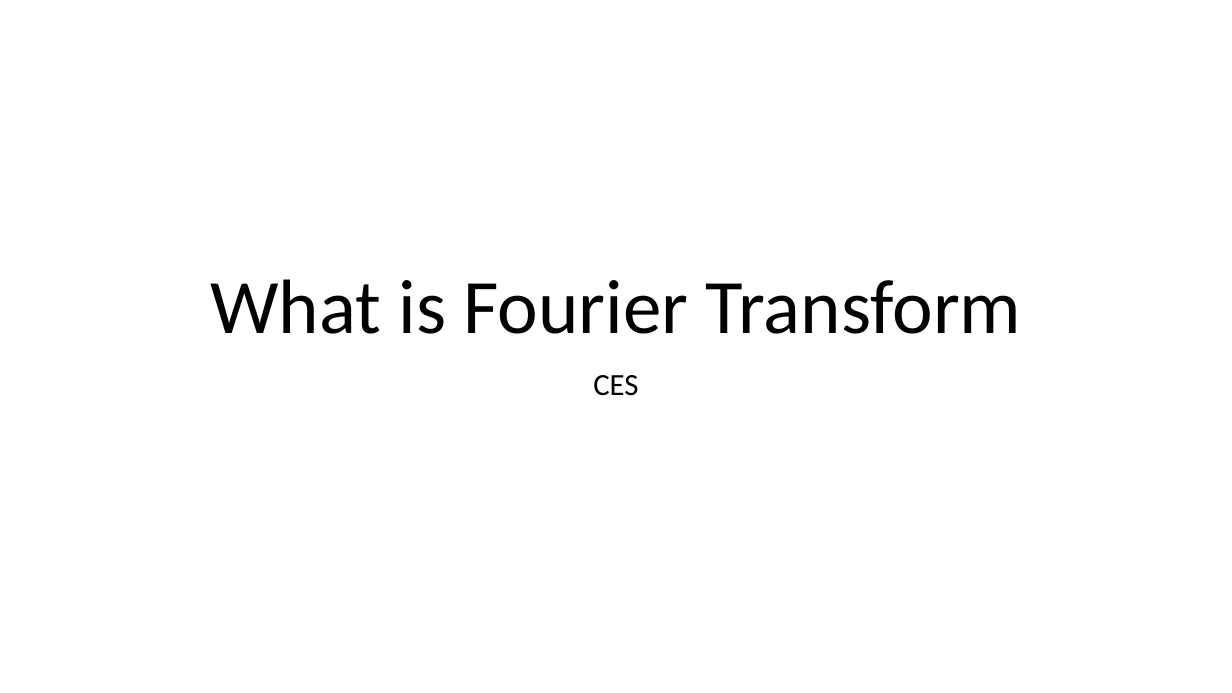
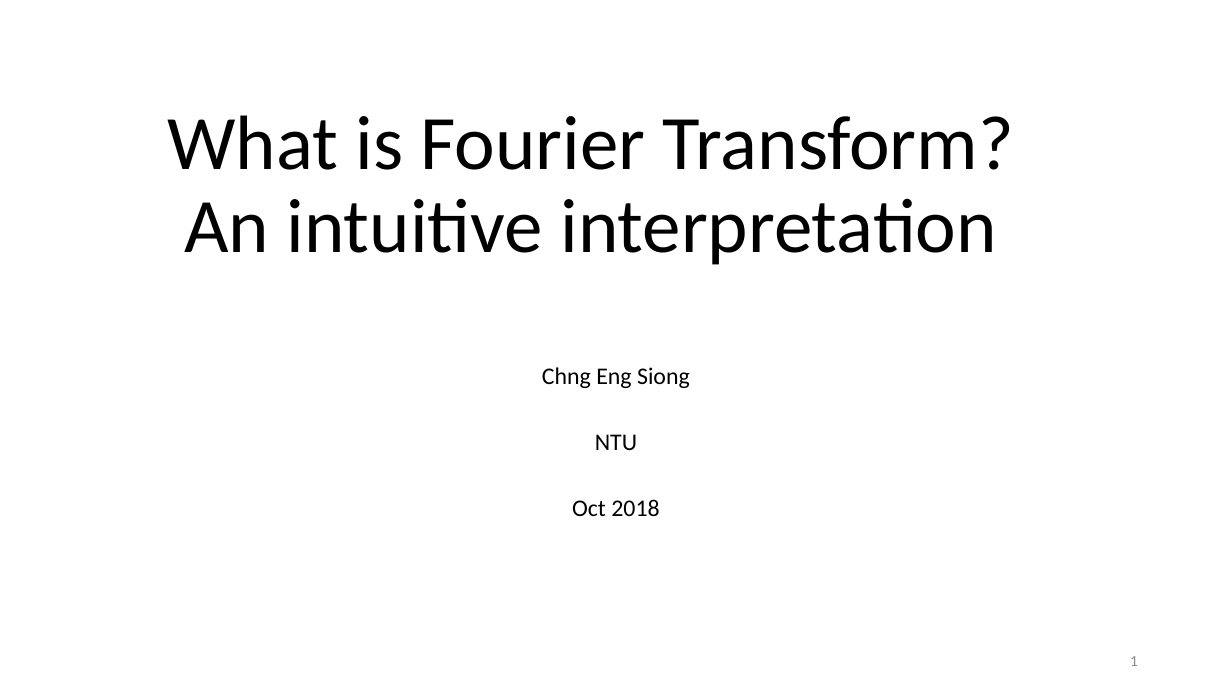
Before and after one commit to aseschng/DSP-Matlab-Fourier-Series, a slide deck: slide 1 of FourierIntro_v1_CES.pptx. Drawn at 1232x693 pixels with LibreOffice and Linux fonts; fonts in the diff are those of the drawing. Boxes give left, top, right and bottom in pixels: in the first picture for what was removed or moved away, otherwise in the second. Text is boxed around its words. In the diff, an @@ line names an element or a change of style, - is before the commit and + after.

```diff
--- a/FourierIntro_v1_CES.pptx
+++ b/FourierIntro_v1_CES.pptx
@@ title at [167,115,1014,265]: text changed @@
-What is Fourier Transform
+What is Fourier Transform?
+An intuitive interpretation
@@ subtitle at [542,367,690,516]: text changed; size 24 to 18.6 pt @@
-CES
+Chng Eng Siong
+NTU
+Oct 2018
@@ page number added at [1130,656,1138,666], 12 pt, text #8C8C8C @@
+1
```
Also in this commit, not shown: 7 other slides changed, 1 slide added, 2 other files.
